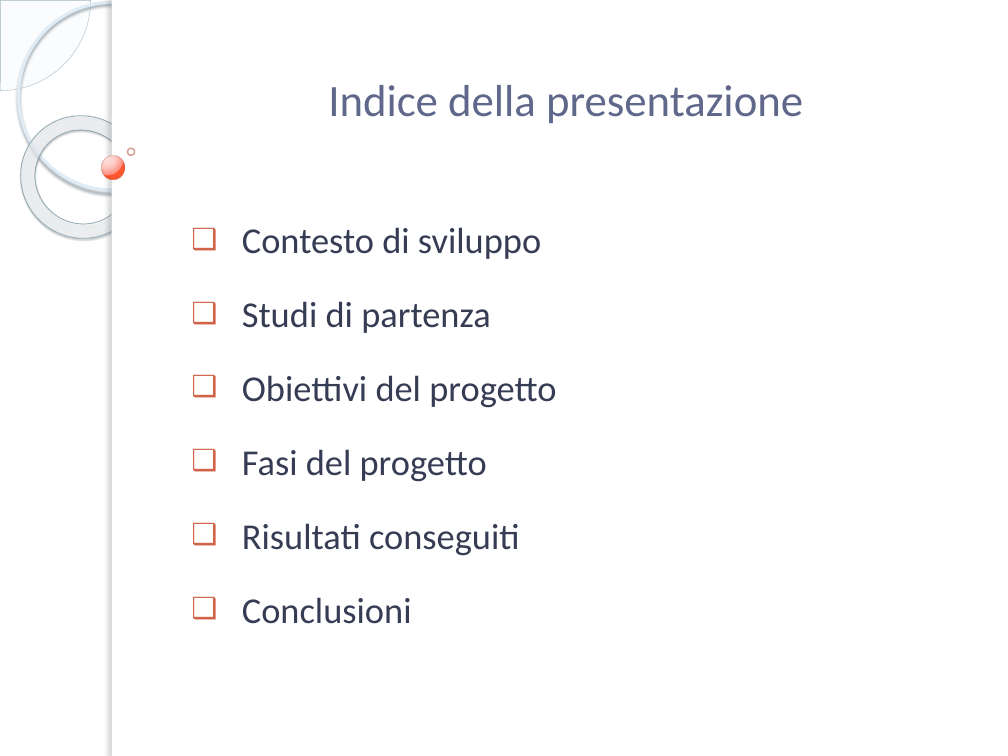
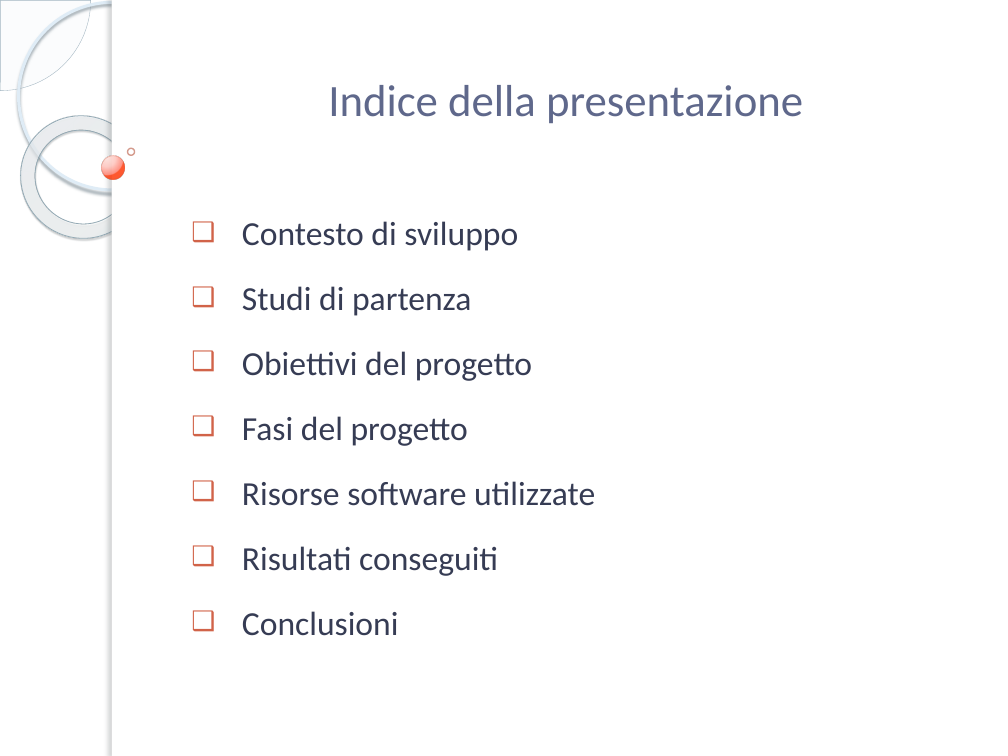
Before and after one commit to netgroup-polito/vnf-modeling, a slide deck: slide 2 of Marchetti/Tesi/Presentazione tesi.pptx. Drawn at 1008x756 pixels with LibreOffice and Linux fonts; fonts in the diff are those of the drawing; background and template pictures are left out. Boxes give left, top, right and bottom in pixels: in the first picture for what was removed or moved away, otherwise in the second. Text is boxed around its words. In the diff, an @@ line names an element or a change of style, - is before the commit and + after.

```diff
--- a/Marchetti/Tesi/Presentazione tesi.pptx
+++ b/Marchetti/Tesi/Presentazione tesi.pptx
@@ subtitle at [242,221,532,636]: size 26 to 24.1 pt in "Contesto di sviluppo", "Studi di partenza", "Obiettivi del progetto", "Fasi del progetto" and 2 more places; line spacing 1.5 to 1.4 @@
@@ subtitle at [242,481,595,506]: paragraph added @@
+❑ Risorse software utilizzate
```
Also in this commit, not shown: 1 slide added, 1 other file.
